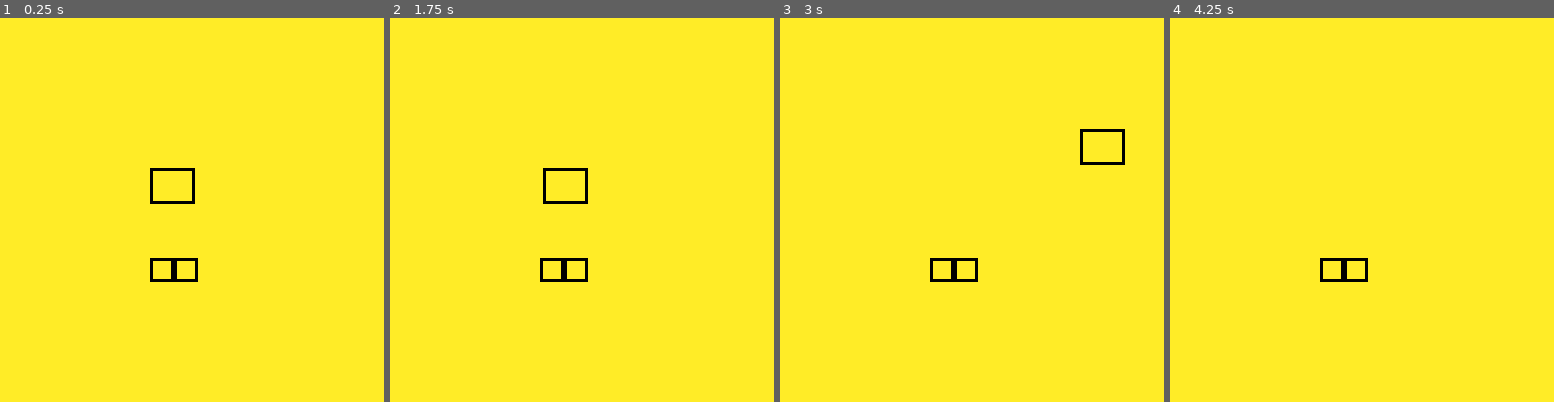
Above: before the commit, frames 1-4 (left to right).
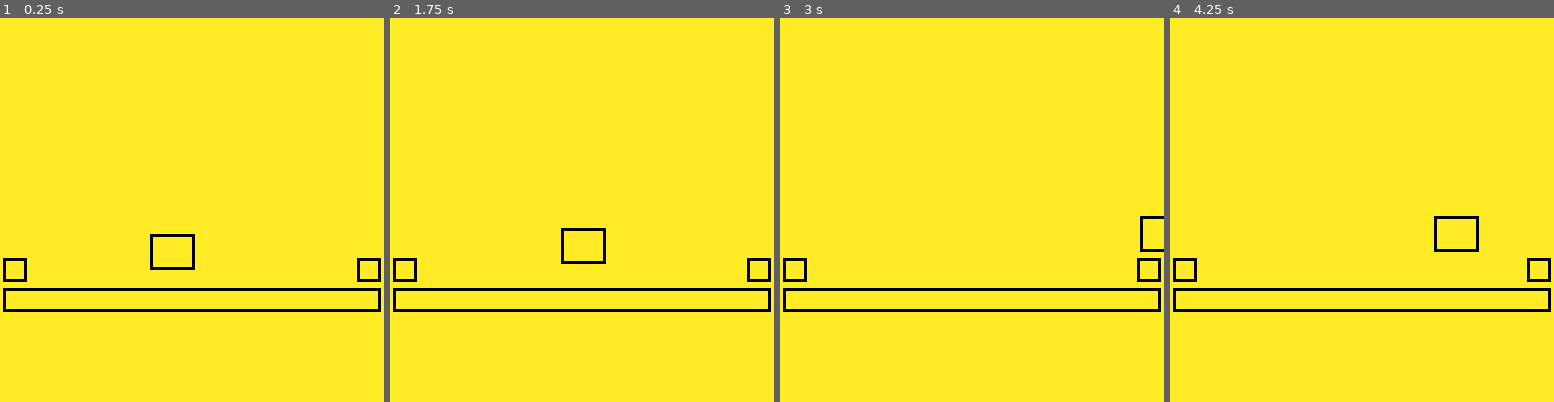
Above: after the commit, the same moments.

Repository: aylanonsense/agab
Game: PICO-8 cartridge cart.p8
Two runs of this game, one before a commit and one after it. Both use one fixed random seed, a clock stepped at 60 frames per second and the inputs below.
Inputs:
- Up to frame 1 (0.25 s): no input
- Up to frame 2 (1.75 s): tap X (X key) at 0.33, 1.07 s; tap O (Z key) at 0.7, 1.7 s; hold Right from 1.6 s (still down)
- Up to frame 3 (3 s): tap X (X key) at 1.85, 2.97 s; release Right at 2.1 s; tap O (Z key) at 2.1, 2.5, 2.9 s; hold Up 2.15-2.42 s; hold Right from 2.47 s (still down)
- Up to frame 4 (4.25 s): release Right at 3.03 s; hold Left 3.08-3.58 s; tap O (Z key) at 3.3, 3.7, 4.1 s; hold Down 3.63-3.97 s; hold Right from 4.02 s (still down); tap X (X key) at 4.08 s

The runs differ from the first frame. In frame 1, 2.8% of the frame differs, in the area x 0-100%, y 39-77%; in frame 2, 2.9%; in frame 3, 2.8%; in frame 4, 2.6%.

Commit message:
Some slimey physics to start

Diff:
--- a/cart.p8
+++ b/cart.p8
@@ -11,6 +11,8 @@
 function noop() end
 
 local entities
+local buttons={}
+local button_presses={}
 
 -- a dictionary of entity classes that can be spawned via spawn_entity
 local entity_classes={
@@ -18,28 +20,63 @@
 		width=15,
 		height=12,
 		collision_channel=1, -- blocks
+		leap_dir=nil,
+		stuck_dir=nil,
+		stuck_platform=nil,
+		sliding_platform=nil,
 		update=function(self)
-			-- move left
-			if btn(0) then
-				self.vx-=0.1
-			end
-			-- move right
-			if btn(1) then
-				self.vx+=0.1
-			end
-			-- move up
-			if btn(2) then
-				self.vy-=0.1
-			end
-			-- move down
-			if btn(3) then
-				self.vy+=0.1
+			-- leap left
+			if (button_presses[0] and self.stuck_platform and self.stuck_dir!="left") or (buttons[0] and self.sliding_platform and self.leap_dir!="left") then
+				self:stick(self.sliding_platform or self.stuck_platform)
+				self:leap("left")
+			end
+			-- leap right
+			if (button_presses[1] and self.stuck_platform and self.stuck_dir!="right") or (buttons[1] and self.sliding_platform and self.leap_dir!="right") then
+				self:stick(self.sliding_platform or self.stuck_platform)
+				self:leap("right")
+			end
+			if self.stuck_platform then
+				self.vx=self.stuck_platform.vx
+				self.vy=self.stuck_platform.vy
+			else
+				-- apply gravity
+				self.vy+=0.25
+				if self.sliding_platform then
+					self.vx*=0.95 -- todo slide based on platform's velocity
+				end
 			end
 			-- apply the velocity
+			self.sliding_platform=nil
 			self:apply_velocity()
 		end,
 		draw=function(self)
 			self:draw_outline(0)
+			-- print(self.stuck_dir,self.x+0.5,self.y-5.5,0)
+		end,
+		on_collide=function(self,dir,other)
+			self:handle_collision(dir,other)
+			-- stick to the platform
+			if not self.leap_dir or dir=="left" or dir=="right" or (self.leap_dir=="left" and not buttons[0]) or (self.leap_dir=="right" and not buttons[1]) then
+				self:stick(other,dir)
+			elseif dir=="down" then
+				self.sliding_platform=other
+				-- self.leap_dir=nil
+			end
+		end,
+		stick=function(self,platform,dir)
+			self.leap_dir=nil
+			self.stuck_dir=dir
+			self.stuck_platform=platform
+			self.vx=platform.vx
+			self.vy=platform.vy
+		end,
+		leap=function(self,dir)
+			self.vx+=ternary(dir=="left",-2,2)
+			self.vy-=3
+			self.leap_dir=dir
+			self.stuck_dir=nil
+			self.stuck_platform=nil
+			self.sliding_platform=nil
 		end
 	},
 	block={
@@ -53,12 +90,22 @@
 function _init()
 	entities={}
 	-- spawn initial entities
-	spawn_entity("slime",50,50)
-	spawn_entity("block",50,80)
-	spawn_entity("block",58,80)
+	spawn_entity("slime",50,65)
+	spawn_entity("block",1,80)
+	spawn_entity("block",119,80)
+	spawn_entity("block",1,90,{
+		width=126
+	})
 end
 
 function _update()
+	-- keep better track of button presses
+	--  (because btnp repeats presses when holding)
+	local i
+	for i=0,5 do
+		button_presses[i]=btn(i) and not buttons[i]
+		buttons[i]=btn(i)
+	end
 	-- update all the entities
 	local entity
 	for entity in all(entities) do
@@ -188,3 +235,8 @@
 		return "up"
 	end
 end
+
+-- returns the second argument if condition is truthy, otherwise returns the third argument
+function ternary(condition,if_true,if_false)
+	return condition and if_true or if_false
+end
